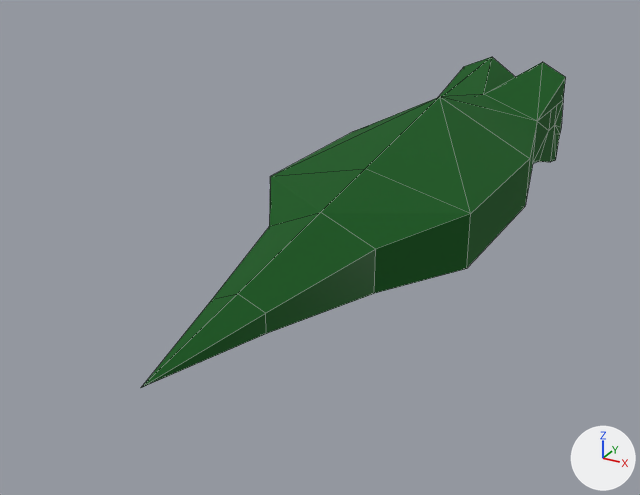
The Blender file BlenderModels/Snapjaw.blend, before and after one commit.
Rendered twice from a 50 mm camera at (1.05, -2.67, 0.97) aimed at (-0.2, -0.39, -0.17). The lights are fixed; the arrows at lower right show +X, +Y and +Z. The older version comes first. Mesh edges are drawn as thin lines.

Names of what the first picture shows: 'Head'.
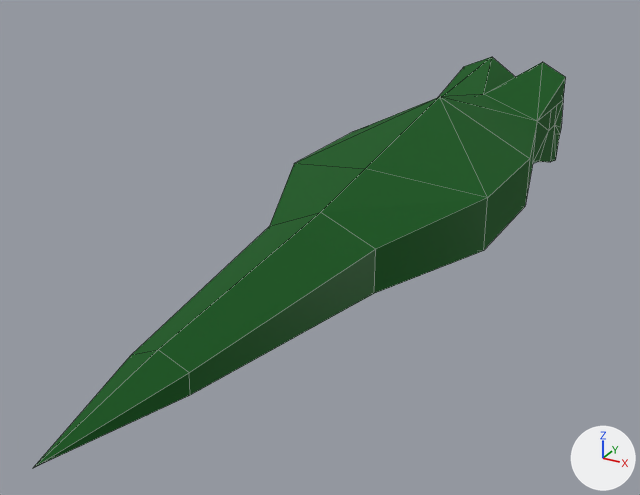
Location of each change, [x1, y1, x2, y2] in pixels of the pictures (640 x 495 px; the box of a moved part takes in the faces that stretch with it):
'Head', reshaped (25% wider, 24% taller)
    before: [141, 57, 566, 388]
    after: [33, 57, 566, 468]
part 1 of me_cube, moved or reshaped
    before: [141, 213, 376, 388]
    after: [33, 213, 376, 468]
part 2 of me_cube, moved or reshaped
    before: [269, 97, 530, 293]
    after: [270, 97, 530, 293]

The edits, one by one:
me_cube is used by ob_head; location (0.0, 1.136, 0.0); scale (0.5, 0.5, 0.5).
Before the commit, vertices of me_cube: 23 (0.15, -4.58, -0.06) at pixel (266, 333), 43 (0.0, -5.29, -0.01) at pixel (140, 387), 49 (0.15, -4.57, 0.04) at pixel (265, 313), 50 (0.0, -4.58, 0.11) at pixel (238, 293), 51 (0.0, -4.58, -0.13).
me_cube had 52 vertices, 50 faces and spanned x 0.0..0.64, y -5.29..0.5, z -0.61..0.5.
me_cube now has 52 vertices, 50 faces and spans x 0.0..0.64, y -5.87..0.5, z -0.61..0.5.
Part 1, on me_cube:
Vertices 23, 43, 49, 50, 51 of me_cube move by (0.0, -0.58, 0.0).
Part 2, on me_cube:
Vertex 19 of me_cube moves from (0.64, -3.25, -0.16) at pixel (466, 268) to (0.64, -2.97, -0.16) at pixel (483, 250).
Vertex 20 of me_cube moves from (0.64, -3.25, 0.17) at pixel (470, 213) to (0.64, -2.97, 0.17) at pixel (487, 197).
